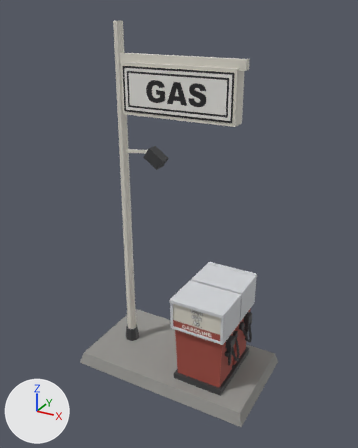
Two versions of the Blender file assets/models/src/gas-pump.blend, one commit apart.
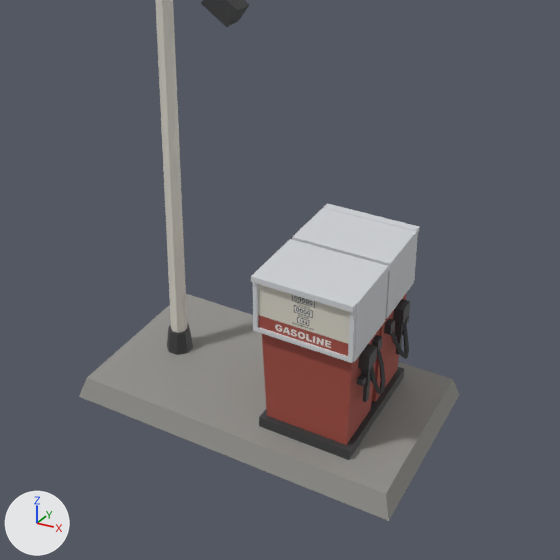
There are two pictures of each version: one whole from a 50 mm lens placed at (2.53, -5.06, 4.7), pointed at (-0.23, -0.03, 2.19), one close up on the part from 11% to 92% of the width and 35% to 100% of the height. Arrows for +X, +Y and +Z are at lower left; the lights stay in place. The first two pictures are the older version.

Names of what the first close-up shows: 'GasPump'.
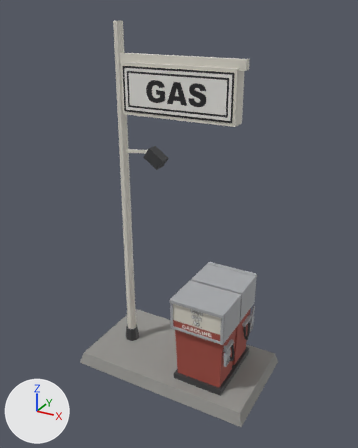
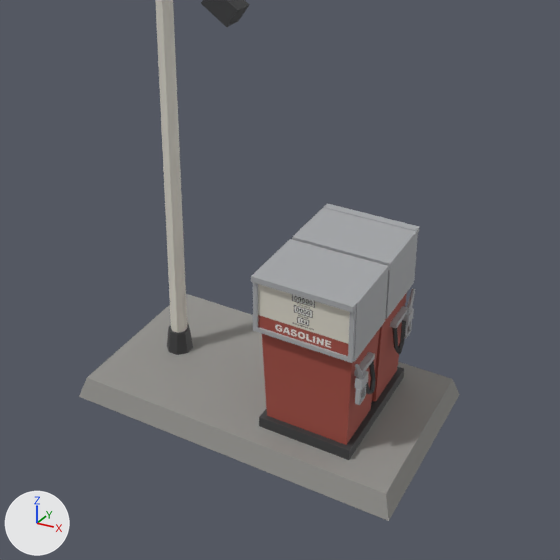
Where the change shows, as pixel boxes (x1, y1, x2, y2) in the close-ups (560 x 560 px):
part 1 of me_gaspump, added: after (390, 306, 408, 328)
part 2 of me_gaspump, added: after (401, 308, 414, 325)
part 3 of me_gaspump, added: after (354, 352, 375, 376)
part 4 of me_gaspump, added: after (355, 371, 369, 390)
part 5 of me_gaspump, added: after (355, 389, 361, 405)
part 6 of me_gaspump, added: after (392, 320, 406, 354)
part 7 of me_gaspump, added: after (366, 361, 376, 394)
part 8 of me_gaspump, deleted: before (358, 299, 410, 402)
part 9 of me_gaspump, cut back: before (357, 316, 409, 394); after (355, 288, 416, 396)
part 10 of me_gaspump, recoloured (light grey to grey): (251, 203, 419, 363) in both

What changed in the scene script:
```text
Add mat_pumpmetal:
    mat_pumpmetal = principled_material('PumpMetal')
    mat_pumpmetal.base_color = (0.395, 0.405, 0.42)  # grey #a9abad
    mat_pumpmetal.roughness = 0.38
Change me_gaspump:
    used by ob_gaspump; location = (0.0, 0.0, 0.0)
    remove me_gaspump.from_pydata(...)  # 352 vertices, 270 faces; spans x -1.5..1.0, y -0.7..0.7, z 0.0..4.55
    add me_gaspump.from_pydata(...)  # 372 vertices, 280 faces; spans x -1.5..1.0, y -0.7..0.7, z 0.0..4.55
    me_gaspump part 1: a new loose piece, a box spanning x 0.6..0.648, y 0.19..0.42, z 0.795..0.832, in mat_pumpmetal (grey #a9abad)
    me_gaspump part 2: a new loose piece, a box spanning x 0.625..0.675, y 0.355..0.457, z 0.73..0.808, in mat_pumpmetal (grey #a9abad)
    me_gaspump part 3: a new loose piece, a box spanning x 0.6..0.648, y -0.42..-0.19, z 0.795..0.832, in mat_pumpmetal (grey #a9abad)
    me_gaspump part 4: a new loose piece, a box spanning x 0.625..0.675, y -0.457..-0.355, z 0.73..0.808, in mat_pumpmetal (grey #a9abad)
    me_gaspump part 5: a new loose piece, a box spanning x 0.635..0.665, y -0.463..-0.444, z 0.615..0.73, in mat_pumpmetal (grey #a9abad)
    me_gaspump part 6: a new loose piece of 20 vertices spanning x 0.61..0.68, y 0.19..0.38, z 0.55..0.79, in mat_pumptrim (dark grey #3c3d3e)
    me_gaspump part 7: a new loose piece of 20 vertices spanning x 0.61..0.68, y -0.38..-0.19, z 0.55..0.79, in mat_pumptrim (dark grey #3c3d3e)
    me_gaspump part 8: 8 loose pieces with 64 vertices, spanning x 0.58..0.68, y -0.36..0.36, z 0.52..0.93, are deleted
    me_gaspump part 9
    70 vertices are removed from x 0.6..0.74, y -0.41..0.41, z 0.56..0.89
    64 faces are deleted
    34 vertices are added at x 0.63..0.67, y -0.51..0.51, z 0.62..0.95
    26 new faces join them, mat_pumpmetal (grey #a9abad)
    me_gaspump part 10: 70 faces spanning x -0.08..0.64, y -0.56..0.56, z 0.98..1.42 switch from mat_pumpchrome (light grey #d4d6da) to mat_pumpmetal (grey #a9abad)
    other edits to the shape of me_gaspump do not show in these pictures
```
